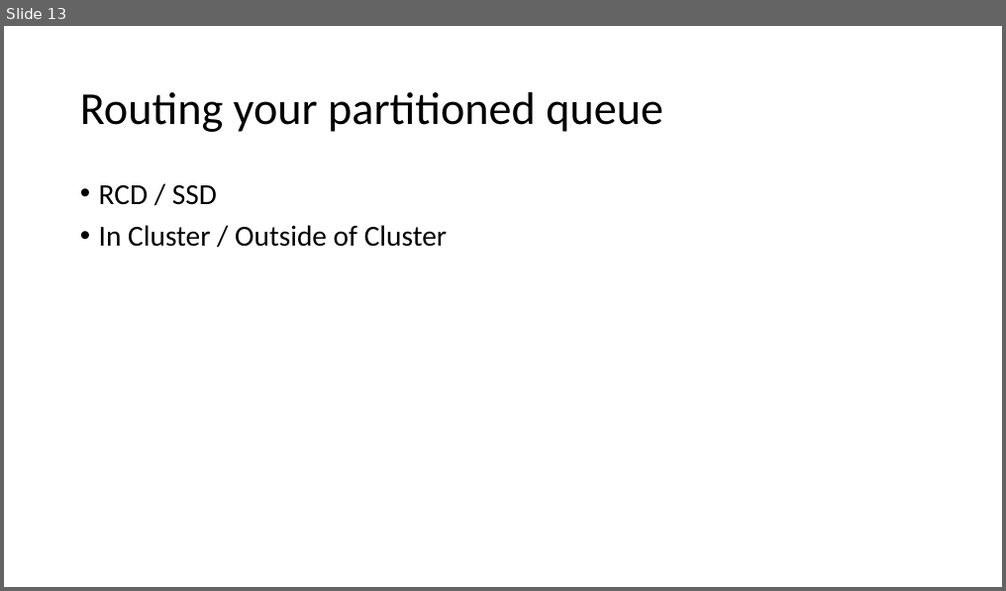
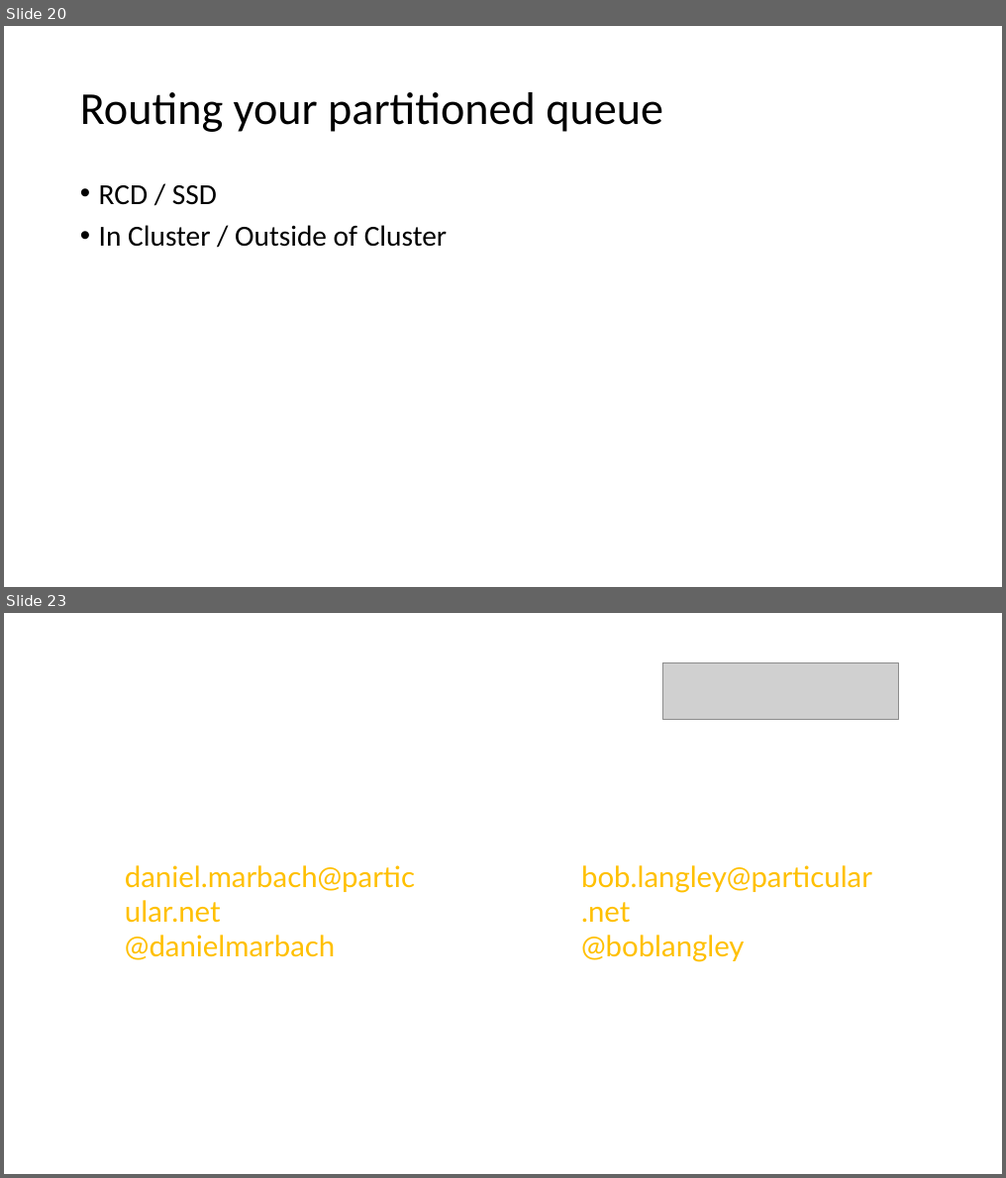
Before and after one commit to danielmarbach/service-fabric-webinar, a slide deck: Slides.pptx. Shown one above the other, each under a label of ours: slide 13 before the commit, slides 20 and 23 after it; the slides between them are not shown. The pictures are 1006x591 and 1006x1178 pixels, drawn with LibreOffice and Linux fonts; fonts in the diff are those of the drawing; grey boxes stand for pictures. Boxes give left, top, right and bottom in pixels: in the first picture for what was removed or moved away, otherwise in the second. Text is boxed around its words. In the diff, an @@ line names an element or a change of style, - is before the commit and + after.

```diff
--- a/Slides.pptx
+++ b/Slides.pptx
@@ slide 23 added at (4,613,1002,1174), background #FFFFFF @@
@@ picture added at (663,663,899,720) @@
@@ text added at (125,865,415,960), 28 pt, text #FFC000 @@
+daniel.marbach@particular.net
+@danielmarbach
@@ text added at (581,865,872,962), 28 pt, text #FFC000 @@
+bob.langley@particular.net
+@boblangley
@@ what was slide 13 is now slide 20 @@
```
Also in this commit, not shown: 1 slide changed, 11 other slides added, 1 slide removed, 1 other file.
